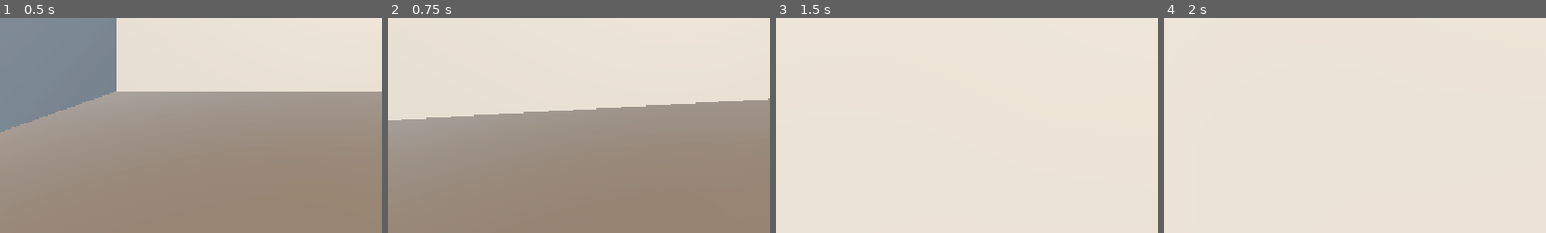
Above: before the commit, frames 1-4 (left to right).
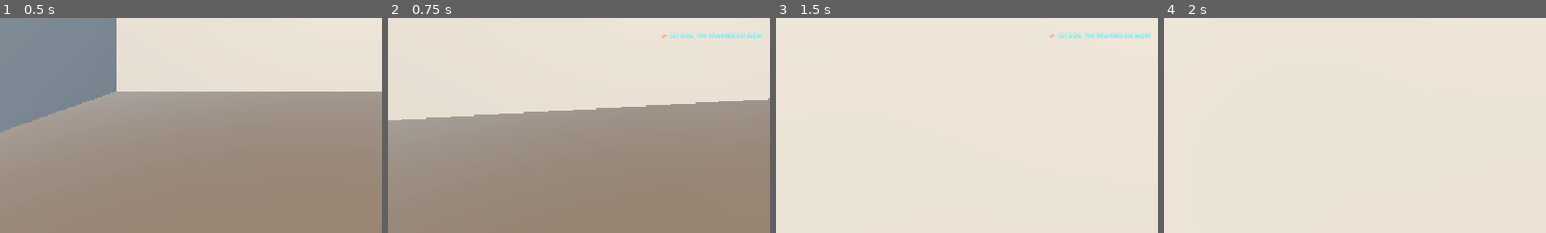
Above: after the commit, the same moments.

Repository: atalhatulu/balloon-room
Game: Godot game, scene res://scenes/main.tscn
Two runs of this game, one before a commit and one after it. Both use one fixed random seed, a clock stepped at 60 frames per second and the inputs below.
Inputs (mouse positions are % of the whole screen's width and height, from its top left):
- Up to frame 1 (0.5 s): no input
- Up to frame 2 (0.75 s): tap Enter at 0.5 s; move the mouse to (55, 50) at 0.52 s; hold W from 0.53 s (still down); tap Z at 0.6 s; click (55, 50) at 0.67 s
- Up to frame 3 (1.5 s): keep holding W; tap Space at 0.77 s; tap T at 0.8, 1.35 s; move the mouse to (45, 50) at 1.27 s; click (45, 50) at 1.42 s
- Up to frame 4 (2 s): keep holding W; tap Space at 1.52 s; tap Z at 1.55 s
The pictures show only the part of the screen within x 8-58%, y 50-100%; the shares and areas given below are measured in that part.

Frame 1 is identical in both runs. In frame 2, 0.4% of the frame differs, in the area x 71-98%, y 6-10%; in frame 3, 0.4%; in frame 4, nothing differs.

Commit message:
feat(controls): make [Z] toggle a dedicated rapid left-click macro (20 clicks/sec, 0 stamina)

Diff:
--- a/scenes/main.tscn
+++ b/scenes/main.tscn
@@ -746,7 +746,7 @@
 grow_vertical = 2
 theme_override_colors/font_color = Color(0.25, 0.95, 1, 0.95)
 theme_override_font_sizes/font_size = 11
-text = "⚡ [Z] OTO-İĞNE MAKROSU AÇIK"
+text = "⚡ [Z] SOL TIK MAKROSU AÇIK"
 horizontal_alignment = 1
 
 [node name="ShopModal" type="Control" parent="UI" unique_id=449300953]
--- a/scripts/main.gd
+++ b/scripts/main.gd
@@ -230,8 +230,8 @@
 			player.nudge_triggered.connect(_on_player_nudge_triggered)
 		if player.has_signal("energy_changed"):
 			player.energy_changed.connect(_on_player_energy_changed)
-		if player.has_signal("auto_fire_toggled"):
-			player.auto_fire_toggled.connect(_on_player_auto_fire_toggled)
+		if player.has_signal("macro_toggled"):
+			player.macro_toggled.connect(_on_player_macro_toggled)
 
 	if shop_manager:
 		shop_manager.coins_changed.connect(_on_coins_changed)
@@ -2151,11 +2151,11 @@
 			else:
 				style.bg_color = Color("#2ed573")
 
-func _on_player_auto_fire_toggled(is_active: bool) -> void:
+func _on_player_macro_toggled(is_active: bool) -> void:
 	if auto_fire_badge:
 		auto_fire_badge.visible = is_active
 	if desk_prompt:
-		desk_prompt.text = "Otomatik İğne Makrosu: " + ("AÇIK [Z]" if is_active else "KAPALI [Z]")
+		desk_prompt.text = "Sol Tık Makrosu (Auto-Clicker): " + ("AÇIK [Z]" if is_active else "KAPALI [Z]")
 		desk_prompt.visible = true
 		var t = create_tween()
 		t.tween_interval(2.0)
--- a/scripts/player.gd
+++ b/scripts/player.gd
@@ -2,7 +2,7 @@
 
 signal pop_triggered(is_hit: bool)
 signal energy_changed(current: float, max_energy: float, is_exhausted: bool)
-signal auto_fire_toggled(is_active: bool)
+signal macro_toggled(is_active: bool)
 
 @export var base_walk_speed: float = 5.2
 @export var base_sprint_speed: float = 8.4
@@ -15,16 +15,20 @@
 var max_energy: float = 100.0
 var current_energy: float = 100.0
 
-# Auto-pop & Macro Auto-Fire
+# Auto-Clicker Macro Mode [Z / T] (Simulates Rapid Left Click Spam, 0 Energy)
+var macro_click_enabled: bool = false
+var macro_click_timer: float = 0.0
+var macro_click_interval: float = 0.05 # 20 clicks/sec
+
+# Auto-pop (Holding Left Mouse Button)
 var auto_pop_unlocked: bool = false
 var auto_pop_level: int = 0
-var auto_fire_toggle: bool = false
 var auto_pop_cooldown: float = 0.28
 var auto_pop_timer: float = 0.0
 
 # Energy Rules:
-# - Single Click: 0 Energy (Always available unless exhausted)
-# - Auto-Pop: Drains small fixed energy PER SECOND (NOT per hit); drops to 0 at high levels!
+# - Single Click / Rapid Macro: 0 Energy (Always available unless exhausted)
+# - Holding Left Click (Auto-Pop): Drains small fixed energy per second; drops to 0 at high levels
 # - Running (Shift): 0 Energy
 # - When Energy hits 0 -> Exhausted: CANNOT POP AT ALL until energy >= 30%!
 var pop_hold_energy_cost: float = 16.0
@@ -105,12 +109,11 @@
 	if is_ui_open:
 		return
 
-	# Toggle Auto-Fire Macro Mode with [Z] or [T] key
+	# Toggle Rapid Left-Click Macro with [Z] or [T] key
 	if event is InputEventKey and event.pressed and not event.is_echo():
 		if event.keycode == KEY_Z or event.keycode == KEY_T:
-			if auto_pop_unlocked:
-				auto_fire_toggle = not auto_fire_toggle
-				auto_fire_toggled.emit(auto_fire_toggle)
+			macro_click_enabled = not macro_click_enabled
+			macro_toggled.emit(macro_click_enabled)
 
 	if event is InputEventMouseButton and event.pressed:
 		var main_node = get_node_or_null("/root/Main")
@@ -179,29 +182,33 @@
 			var move_factor = clamp(velocity.length() / base_walk_speed, 1.0, 2.5)
 			collider.apply_central_impulse(push_dir * (2.2 * move_factor))
 
-	# Left Click & Auto-Fire / Macro Handling
+	# 1. Rapid Left-Click Macro (Spams Left Click 20x/sec with 0 stamina cost)
+	if macro_click_enabled and not is_exhausted and Input.mouse_mode == Input.MOUSE_MODE_CAPTURED:
+		macro_click_timer += delta
+		if macro_click_timer >= macro_click_interval:
+			macro_click_timer = 0.0
+			execute_pop_hit(false)
+
+	# 2. Holding Left Click (Auto-Pop Upgrade)
 	var is_pressing_left = Input.is_mouse_button_pressed(MOUSE_BUTTON_LEFT) and Input.mouse_mode == Input.MOUSE_MODE_CAPTURED
+	var is_holding_auto_pop = false
 	if is_pressing_left:
 		left_hold_time += delta
+		if auto_pop_unlocked and left_hold_time > 0.12 and not is_exhausted:
+			is_holding_auto_pop = true
+			auto_pop_timer += delta
+			if pop_hold_energy_cost > 0.0:
+				consume_energy(pop_hold_energy_cost * delta)
+
+			if auto_pop_timer >= auto_pop_cooldown:
+				auto_pop_timer = 0.0
+				execute_pop_hit(false)
 	else:
 		left_hold_time = 0.0
-
-	var is_auto_firing = auto_pop_unlocked and (auto_fire_toggle or (is_pressing_left and left_hold_time > 0.12)) and not is_exhausted
-
-	if is_auto_firing:
-		auto_pop_timer += delta
-		# Saniyede sabit enerji tüketimi (vuruş başına değil!)
-		if pop_hold_energy_cost > 0.0:
-			consume_energy(pop_hold_energy_cost * delta)
-
-		if auto_pop_timer >= auto_pop_cooldown:
-			auto_pop_timer = 0.0
-			execute_pop_hit(false)
-	else:
 		auto_pop_timer = 0.0
 
 	# Energy Regeneration & %30 Exhaustion Unlock
-	var is_actively_spending = is_auto_firing and (pop_hold_energy_cost > 0.0)
+	var is_actively_spending = is_holding_auto_pop and (pop_hold_energy_cost > 0.0)
 	if not is_actively_spending or is_exhausted:
 		time_since_action += delta
 		if time_since_action >= energy_regen_delay:
